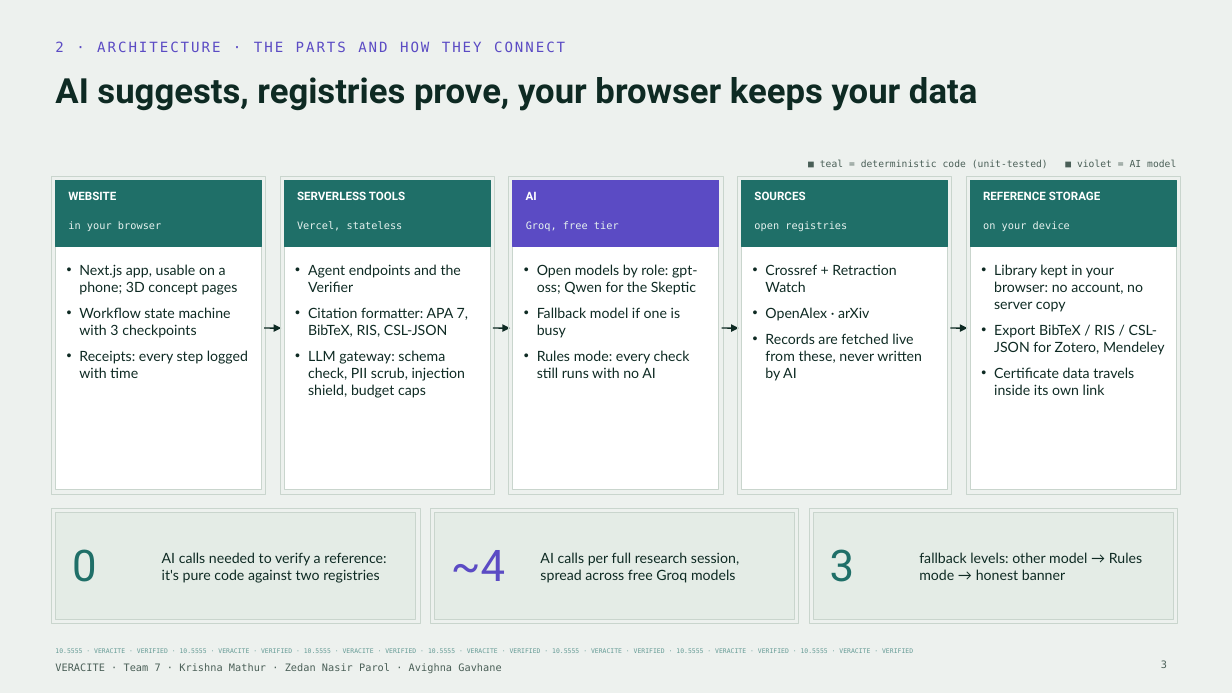
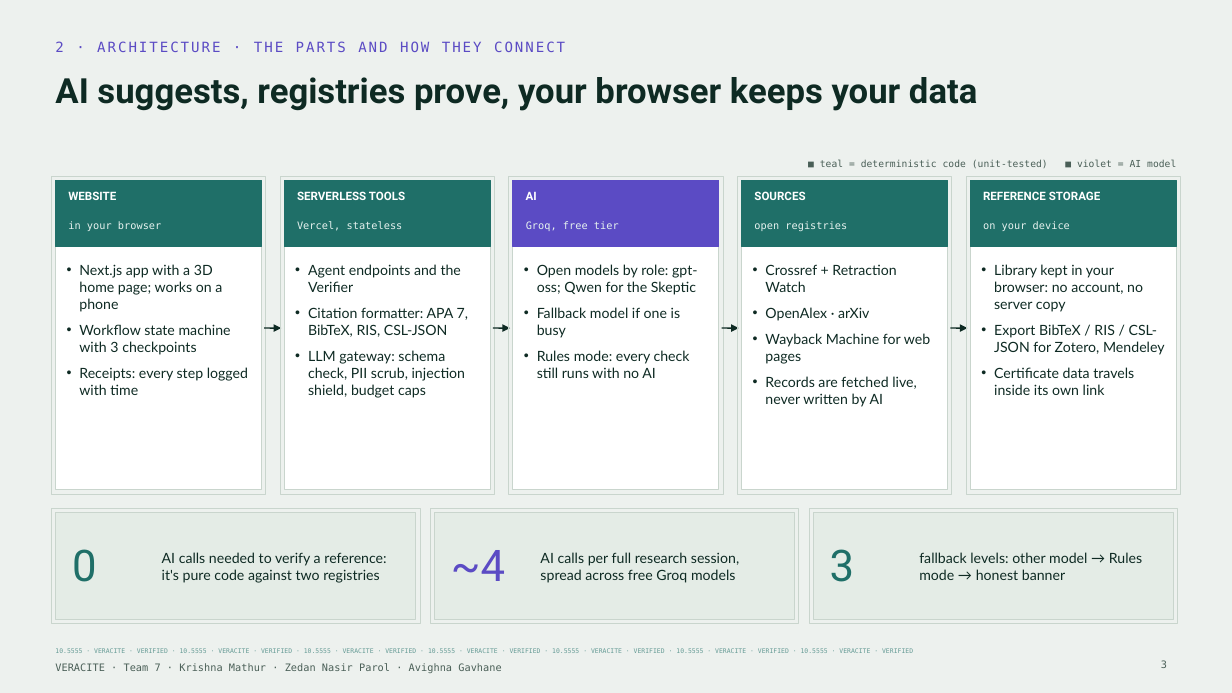
Before and after one commit to krish2105/veracite, a slide deck: slide 3 of submissions/phase1/Team7_Veracite_Phase1_Deck.pptx. Drawn at 1232x693 pixels with LibreOffice and Linux fonts; fonts in the diff are those of the drawing. Boxes give left, top, right and bottom in pixels: in the first picture for what was removed or moved away, otherwise in the second. Text is boxed around its words. In the diff, an @@ line names an element or a change of style, - is before the commit and + after.

```diff
--- a/submissions/phase1/Team7_Veracite_Phase1_Deck.pptx
+++ b/submissions/phase1/Team7_Veracite_Phase1_Deck.pptx
@@ text at bbox=[79, 264, 222, 312]: text changed @@
-• Next.js app, usable on a phone; 3D concept pages
+• Next.js app with a 3D home page; works on a phone
@@ text at bbox=[765, 333, 930, 407]: text changed @@
-• Records are fetched live from these, never written by AI
+• Wayback Machine for web pages
+• Records are fetched live, never written by AI
```
Also in this commit, not shown: 3 other slides changed, 3 other files.
